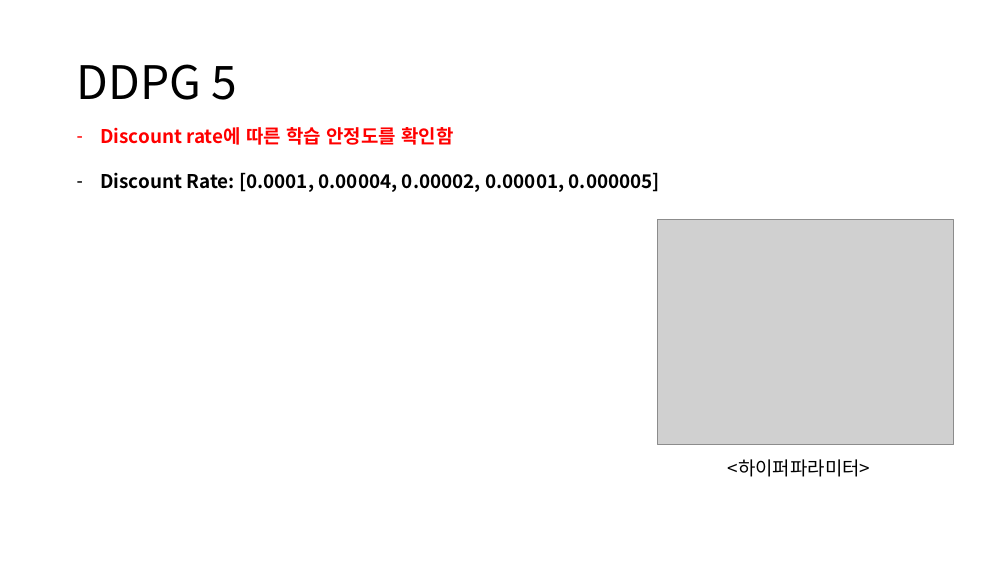
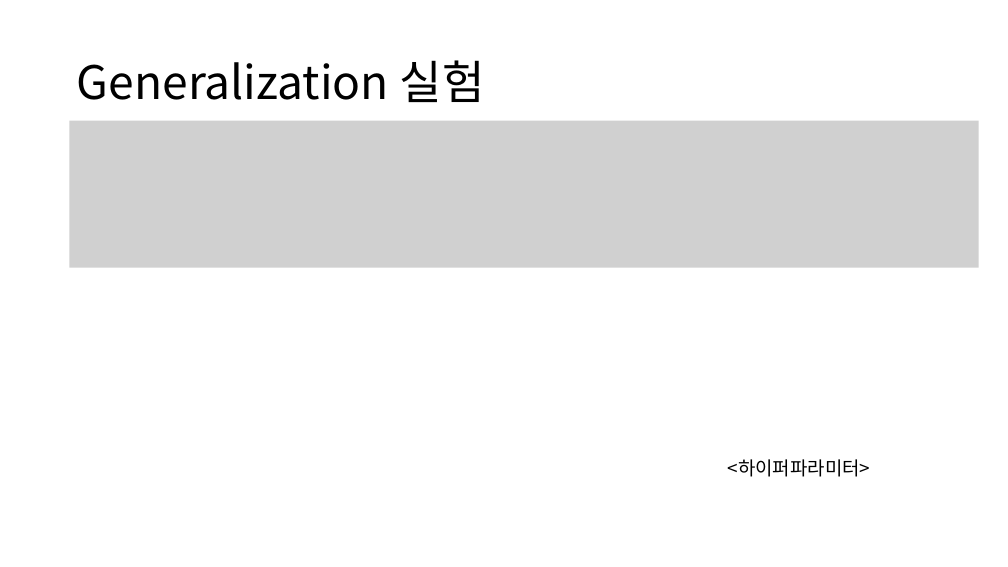
Before and after one commit to zidane89/experiment, a slide deck: slide 40 of 실험정리.pptx (slide 38 before the commit). Drawn at 1008x567 pixels with LibreOffice and Linux fonts; fonts in the diff are those of the drawing; grey boxes stand for pictures. Boxes give left, top, right and bottom in pixels: in the first picture for what was removed or moved away, otherwise in the second. Text is boxed around its words. In the diff, an @@ line names an element or a change of style, - is before the commit and + after.

```diff
--- a/실험정리.pptx
+++ b/실험정리.pptx
@@ title at bbox=[77, 60, 485, 102]: text changed @@
-DDPG 5
+Generalization 실험
@@ picture added at bbox=[70, 121, 979, 268] @@
@@ text removed at bbox=[100, 127, 660, 192] @@
-– Discount rate에 따른 학습 안정도를 확인함
-– Discount Rate: [0.0001, 0.00004, 0.00002, 0.00001, 0.000005]
@@ picture removed at bbox=[657, 220, 954, 445] @@
```
Also in this commit, not shown: 1 other slide changed, 2 slides added, 8 other files.
